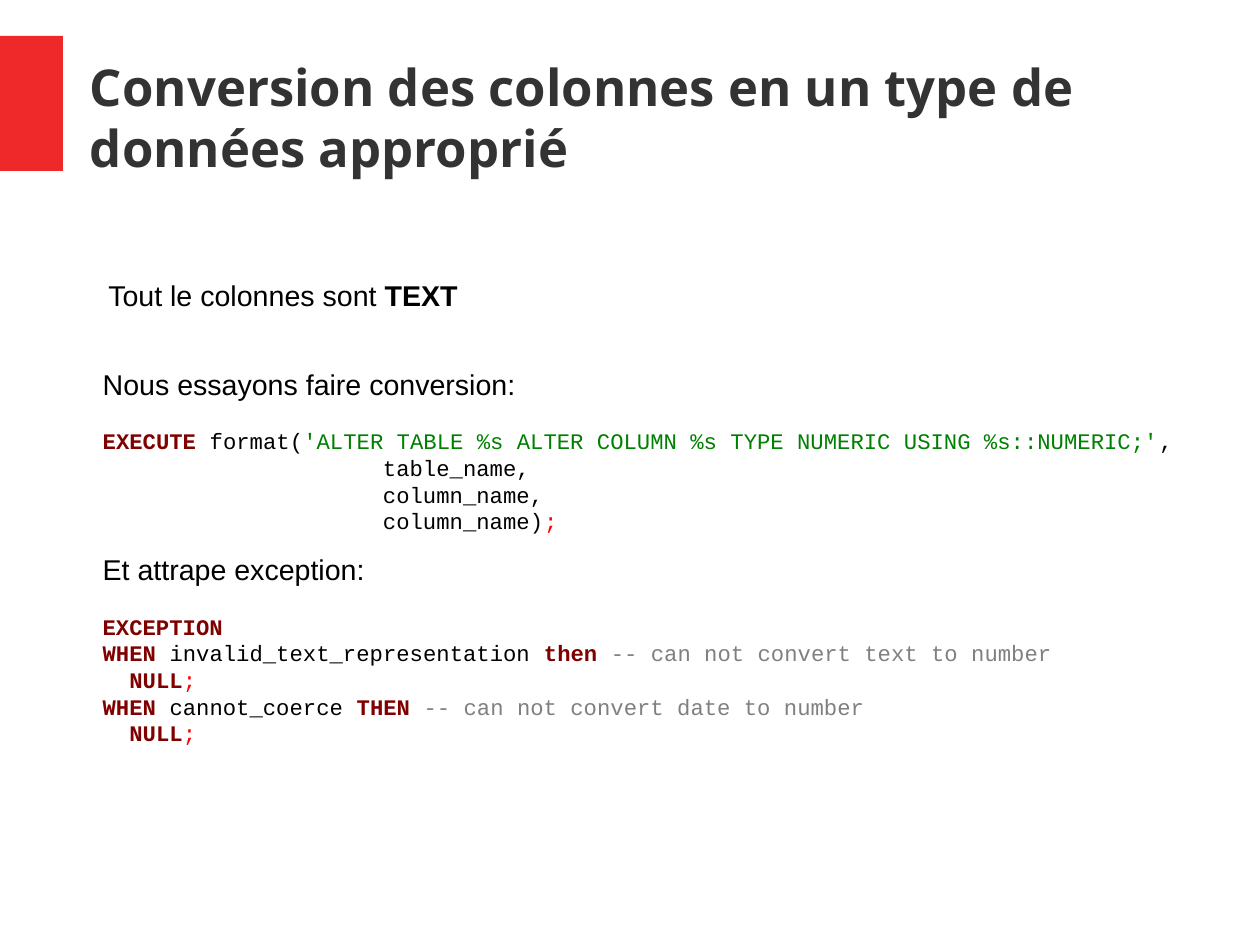
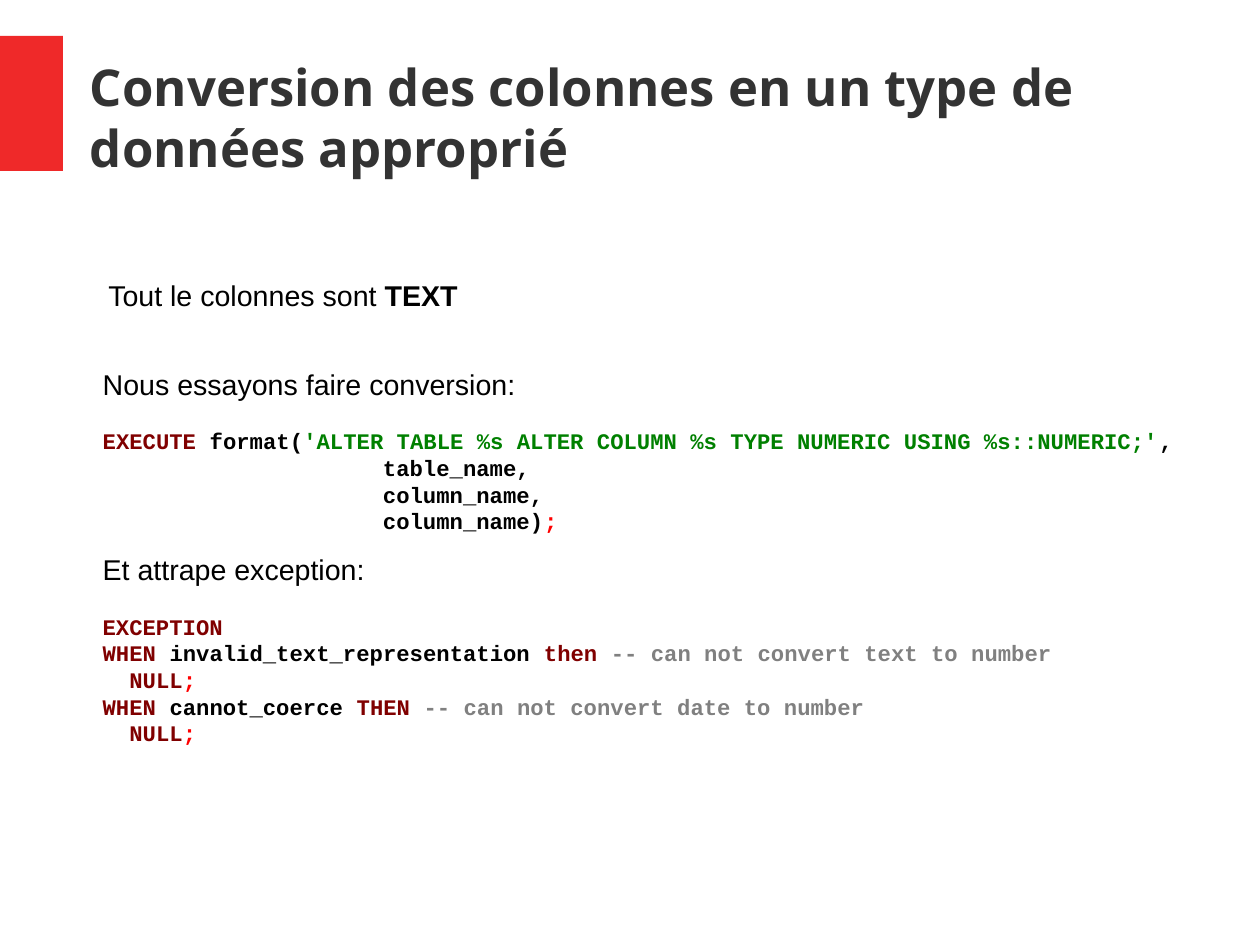
Before and after one commit to konyshev/ecam_ds, a slide deck: slide 17 of IntProj/Slides.odp. Drawn at 1260x945 pixels with LibreOffice and Linux fonts; fonts in the diff are those of the drawing. Boxes give left, top, right and bottom in pixels: in the first picture for what was removed or moved away, otherwise in the second. Text is boxed around its words. In the diff, an @@ line names an element or a change of style, - is before the commit and + after.

```diff
--- a/IntProj/Slides.odp
+++ b/IntProj/Slides.odp
@@ text at [103, 433, 1173, 534]: bold on in "format('ALTER TABLE %s ALTER COLUMN %s TYPE ...", "table_name,", "column_name,", "column_name);" @@
@@ text at [103, 645, 1051, 745]: bold on in "invalid_text_representation -- can not convert text to ...", "NULL;", "cannot_coerce -- can not convert date to ...", "NULL;" @@
```
Also in this commit, not shown: 18 other slides changed, 2 other files.
